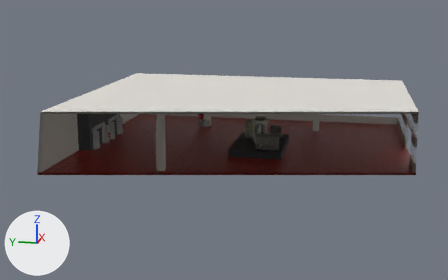
The glTF model public/assets/nowhere-inner/inner-1.glb as it was, and as the next commit left it.
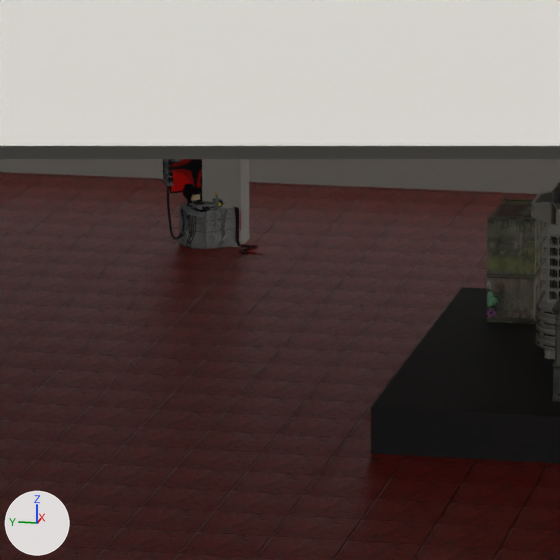
The first picture shows the older version from a 50 mm camera at (-71.7, -9.9, 18.7) aimed at (-0.9, 4.2, 1.1). The close-ups show the older and then the newer version on the part from 39% to 57% of the width and 32% to 62% of the height of that picture. Only the edits that show in the close-ups are written down. Every picture has the same lights, and +X, +Y and +Z are marked at lower left. Everything nearer to the camera than a plane just in front of the edit is cut away. Where no turn or scale is listed for an object, it has been applied to the vertices.

Names of what the first close-up shows: 'EX_city_b3', 'EX_city_haus', 'EX_dj', 'EX_plinth', 'IN_ceiling', 'IN_column_3', 'IN_floor', 'IN_wall_e_0' and 1 more.
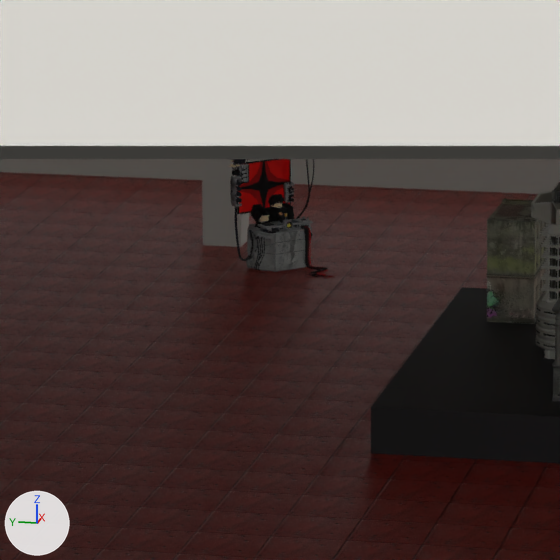
What differs and where, as boxes (x1, y1, x2, y2) in the close-ups (560 x 560 px):
'EX_dj', moved
    before: (162, 159, 264, 255)
    after: (229, 159, 334, 277)

Edits to the bpy script that builds the scene:
```text
Change ob_ex_dj:
    ob_ex_dj.location: (10.5, 9.0, 1.2) -> (8.8, 7.2, 1.2)
```
